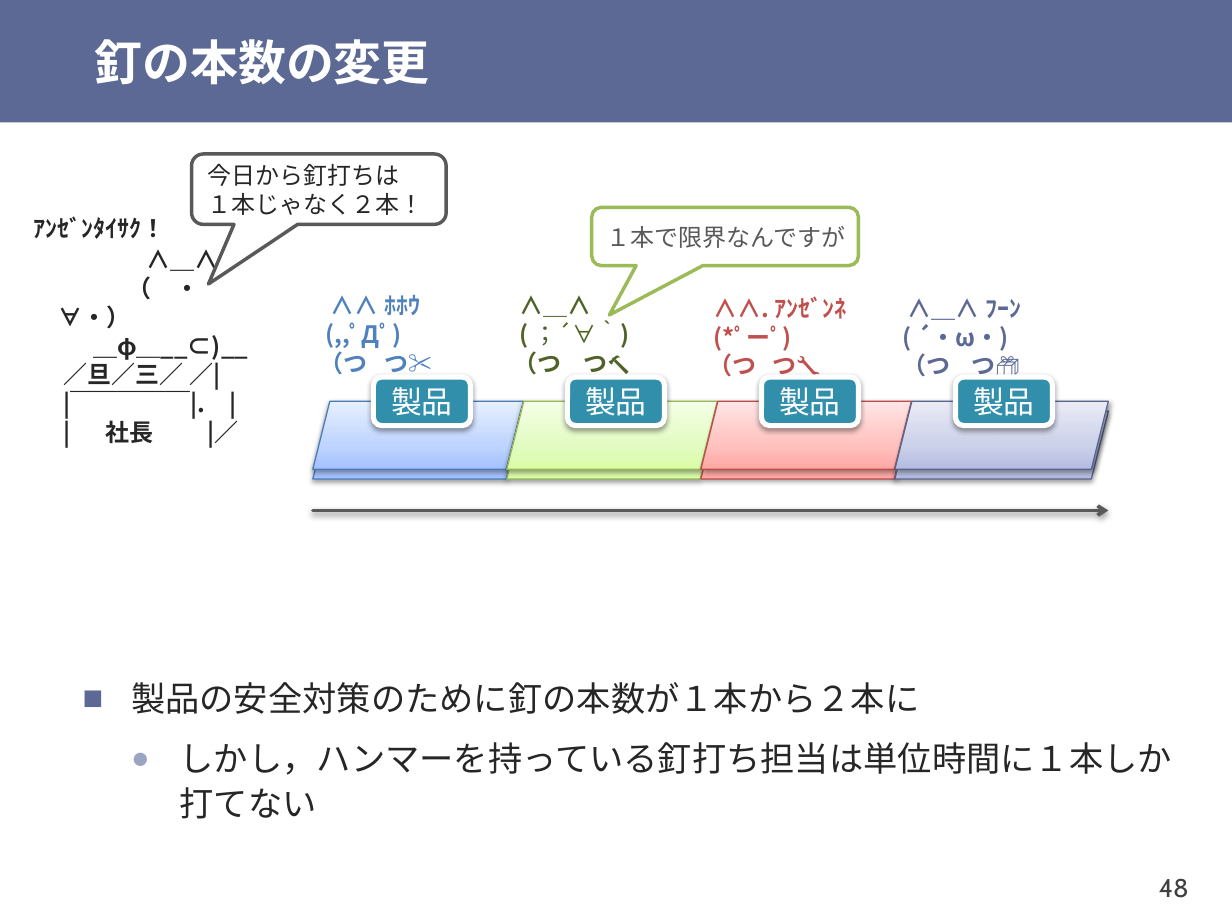
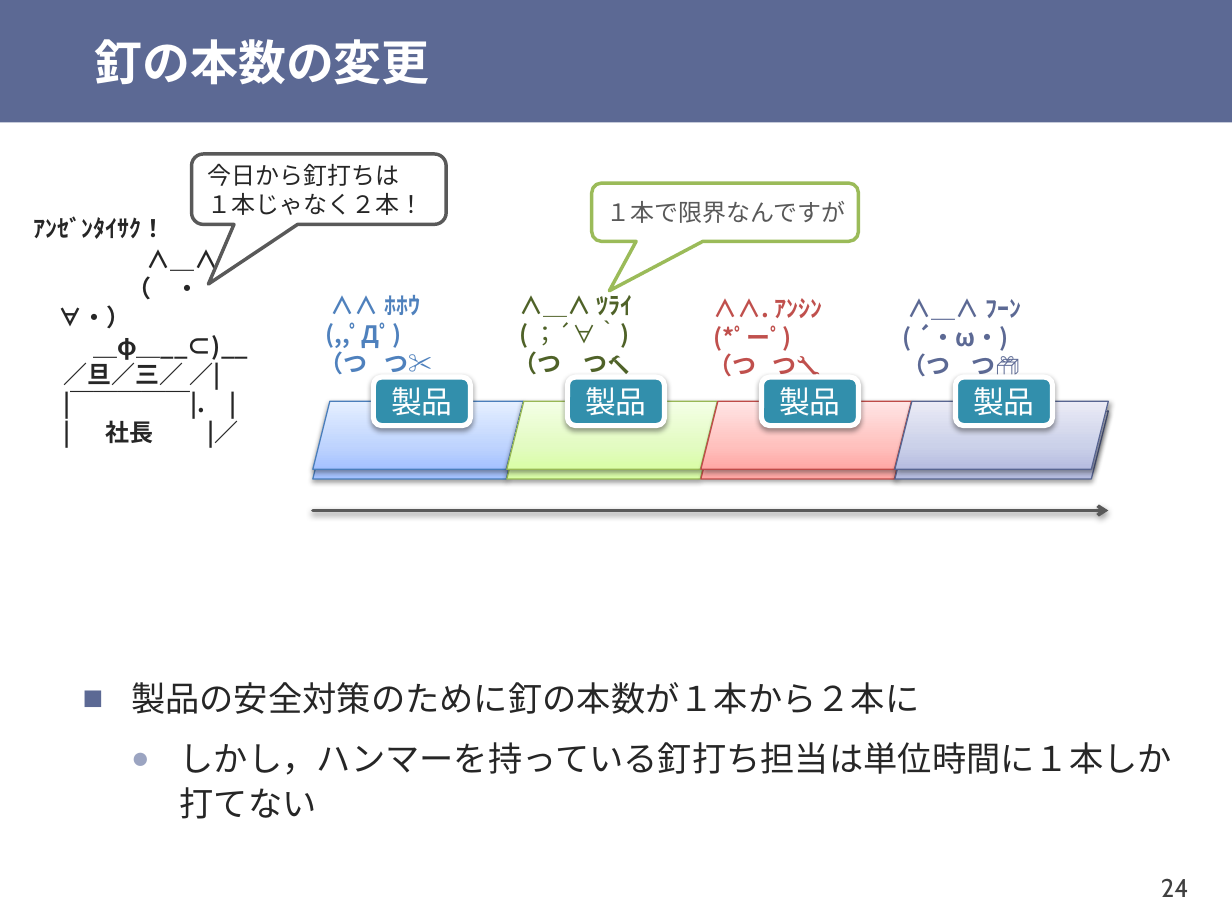
Before and after one commit to shioyadan/otya-computer-architecture-i, a slide deck: slide 24 of cai-shioya-06.pptx (slide 48 before the commit). Drawn at 1232x924 pixels with LibreOffice and Linux fonts; fonts in the diff are those of the drawing. Boxes give left, top, right and bottom in pixels: in the first picture for what was removed or moved away, otherwise in the second. Text is boxed around its words. In the diff, an @@ line names an element or a change of style, - is before the commit and + after.

```diff
--- a/cai-shioya-06.pptx
+++ b/cai-shioya-06.pptx
@@ rounded speech box "１本で限界なんですが" moved from (x1=591, y1=207, x2=859, y2=265) to (x1=591, y1=184, x2=859, y2=241) @@
@@ text at (x1=597, y1=290, x2=633, y2=321): text changed @@
-∧＿∧
+∧＿∧ ﾂﾗｲ
@@ text at (x1=775, y1=298, x2=823, y2=318): text changed @@
-∧∧. ｱﾝｾﾞﾝﾈ
+∧∧. ｱﾝｼﾝ
@@ page number at (x1=1161, y1=878, x2=1189, y2=897): text changed @@
-48
+24
```
Also in this commit, not shown: 10 other slides changed, 24 slides added, 25 slides removed, 1 other file.
